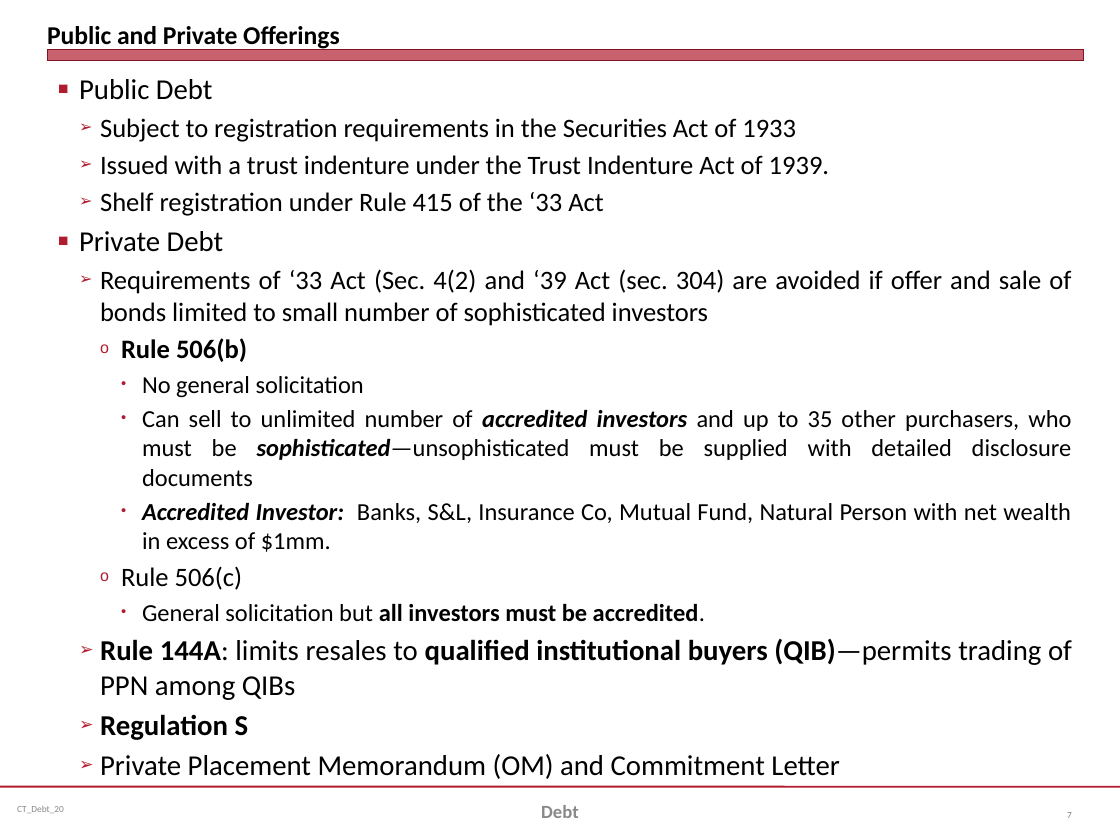
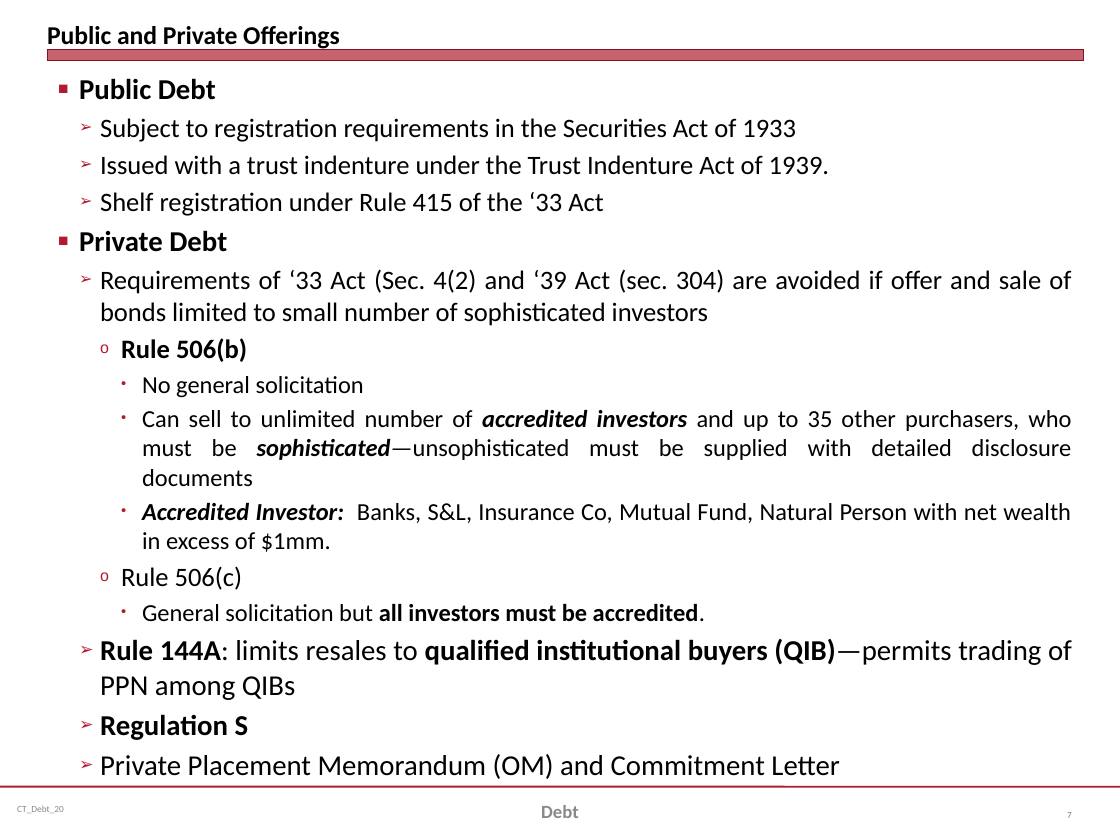
Before and after one commit to jmc877/Corporate-Finance, a slide deck: slide 7 of slides/CF_Debt_20.pptx. Drawn at 1120x840 pixels with LibreOffice and Linux fonts; fonts in the diff are those of the drawing. Boxes give left, top, right and bottom in pixels: in the first picture for what was removed or moved away, otherwise in the second. Text is boxed around its words. In the diff, an @@ line names an element or a change of style, - is before the commit and + after.

```diff
--- a/slides/CF_Debt_20.pptx
+++ b/slides/CF_Debt_20.pptx
@@ text at (79,78,227,252): bold on in "Public Debt", "Private Debt" @@
```
Also in this commit, not shown: 1 other file.
